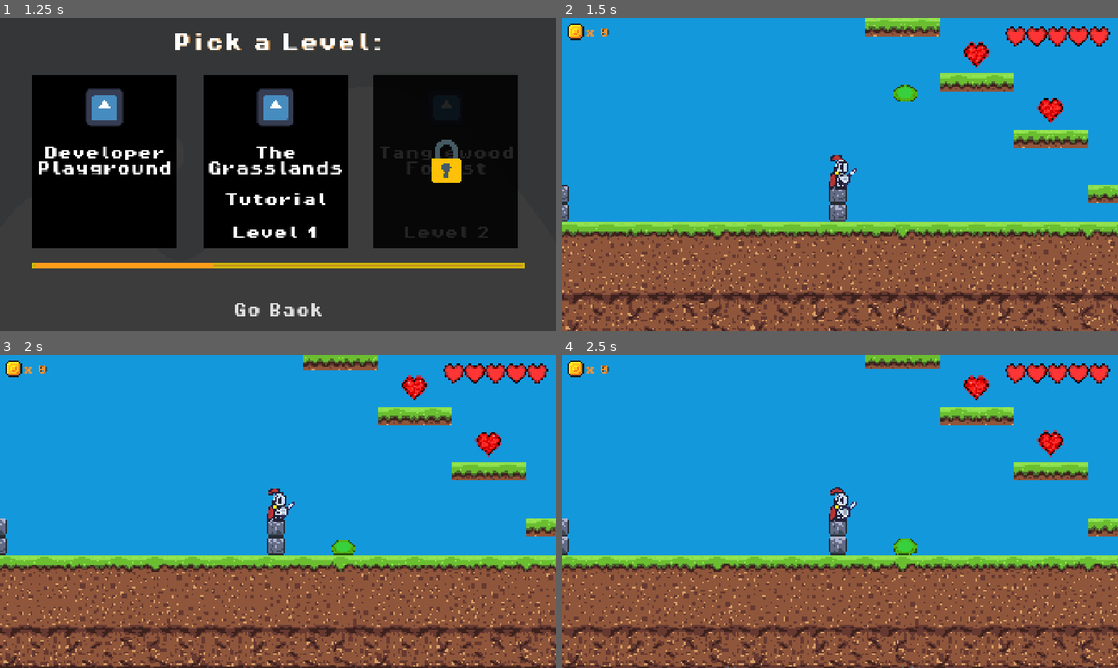
Above: before the commit, frames 1-4 (two rows, left to right).
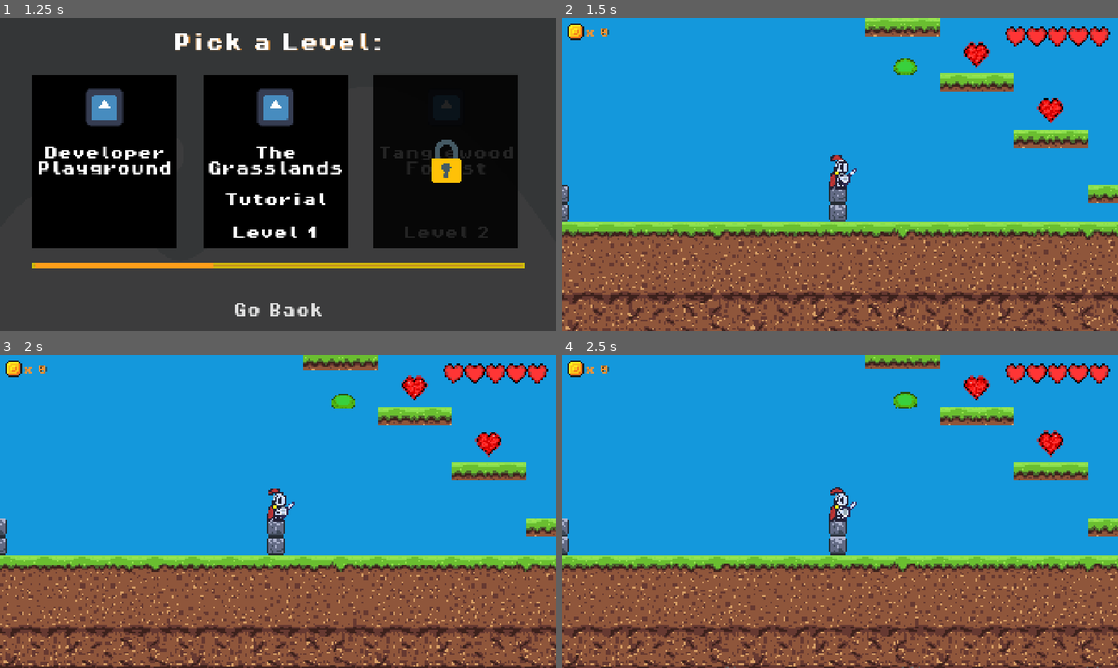
Above: after the commit, the same moments.

Repository: MarcusFDev/2d-action-rpg
Game: Godot game, scene res://scenes/ui/main_menu.tscn
Same seed, same stepped clock (60 frames per second), same inputs: the game is played once before the commit and once after it. The engine's default icon, where the game draws it, is replaced by a stand-in: a white triangle on a blue panel in a dark square.
Inputs (mouse positions are in pixels of both pictures, inside the frame that each line leads up to):
- Up to frame 1 (1.25 s): click "Play" at 0.5 s
- Up to frame 2 (1.5 s): click "Developer Playground" at 1.25 s
- Up to frame 3 (2 s): no input
- Up to frame 4 (2.5 s): tap Enter at 2 s; move the mouse to (962, 495) at 2.02 s; hold Up (ui_up) from 2.03 s (still down); click (962, 495) at 2.1 s; tap Space (jump) at 2.27 s

Frame 1 is identical in both runs. In frame 2, 0.4% of the frame differs, in the area x 59-64%, y 12-27%; in frame 3, 0.4%; in frame 4, 0.4%, in the area x 59-64%, y 11-64%.
Error after the commit: Attempt to call function 'apply' in base 'null instance' on a null instance. (res://scripts/states/generic_states/fall_state.gd:73)

Commit message:
Add: Some BehaviorTree itegration with FallState file.

Diff:
--- a/game/scripts/states/generic_states/fall_state.gd
+++ b/game/scripts/states/generic_states/fall_state.gd
@@ -1,6 +1,8 @@
 class_name FallState
 extends State
 
+@onready var gravity_component: Node = $"../EnemyAI/Components/GravityComponent"
+@onready var flip_component: Node = $"../EnemyAI/Components/DirectionFlipComponent"
 ## Determines whether this state uses its own internal logic or defers to parent-defined callbacks.[br]
 ## [b]Note:[/b] If set to [code]false[/code], all internal logic settings are ignored.
 @export var use_internal_logic: bool = true
@@ -13,6 +15,8 @@
 ## Enables debug messages in the output terminal. [br]
 ## [b]Note:[/b] Useful for development and troubleshooting.
 @export var enable_debug: bool = false
+
+@export var use_behavior_tree: bool = true
 
 @export_group("Internal Logic Settings")
 
@@ -40,26 +44,33 @@
 
 func init_fall() -> void:
 	animations.play(fall_animation)
+	if enable_debug:
+		print(
+			"\n===== Fall State: ===== \n", parent,
+			"\nAnimation playing:", fall_animation)
 	pass
 
 func process_physics(_delta: float) -> State:
-	if use_direction_flip:
-		if parent.velocity.x != 0:
-			direction = sign(parent.velocity.x)
-			parent.animations.flip_h = direction < 0
-			if enable_debug:
-				print("Directional flip enabled. Animation flipped.", direction)
+	if not use_behavior_tree:
+		if use_direction_flip:
+			if parent.velocity.x != 0:
+				direction = sign(parent.velocity.x)
+				parent.animations.flip_h = direction < 0
+				if enable_debug:
+					print("Directional flip enabled. Animation flipped.", direction)
 		else:
 			if enable_debug:
 				print("Directional flip disabled.")
 
-	if use_internal_logic:
-		parent.velocity.y += gravity * _delta
-		parent.move_and_slide()
-		if parent.is_on_floor():
-			return next_state
+		if use_internal_logic:
+			parent.velocity.y += gravity * _delta
+			parent.move_and_slide()
+			if parent.is_on_floor():
+				return next_state
+		else:
+			return handle_physics.call(_delta)
 	else:
-		return handle_physics.call(_delta)
+		gravity_component.apply(_delta)
 	return null
 
 func exit() -> void:
